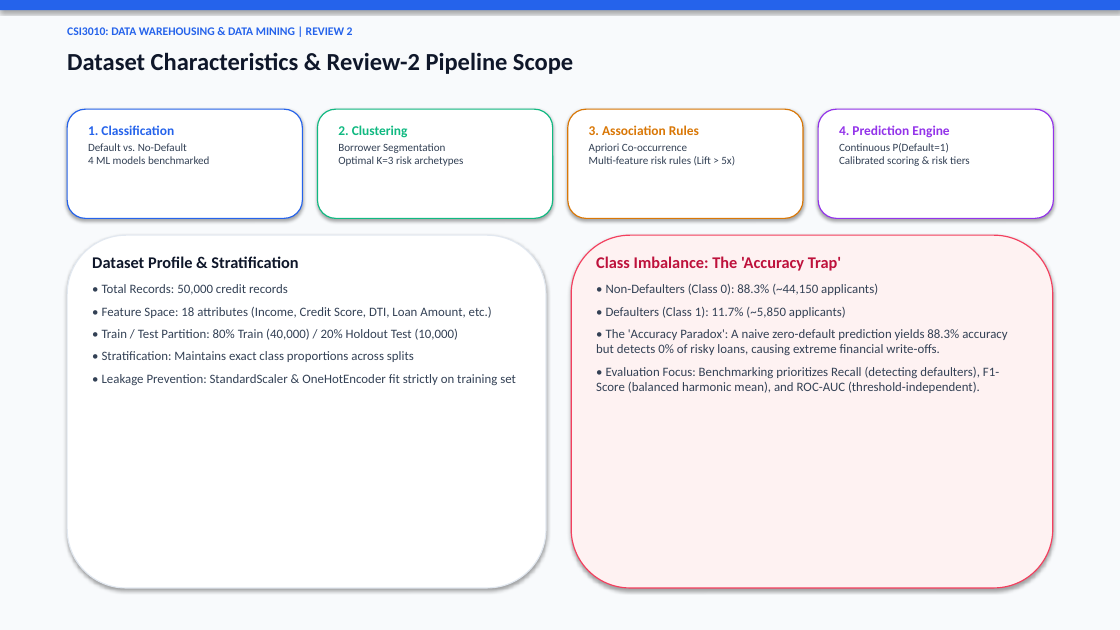
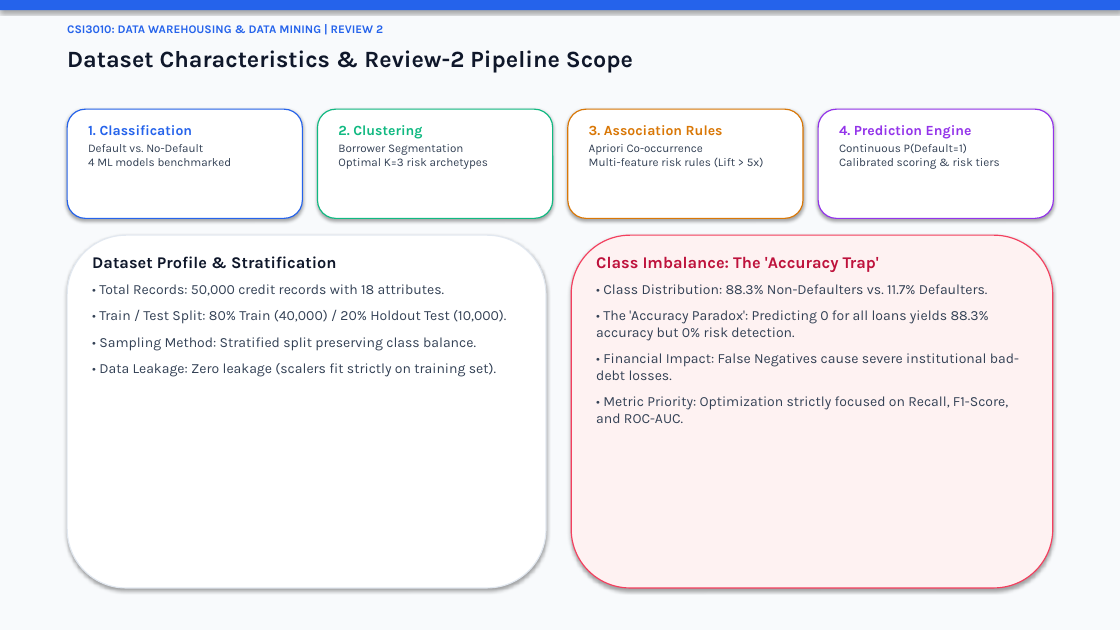
Before and after one commit to MahaprabhuK/Byte_Brigades_Loan_Default, a slide deck: slide 2 of Review2_ByteBrigades_LoanDefault.pptx. Drawn at 1120x630 pixels with LibreOffice and Linux fonts; fonts in the diff are those of the drawing. Boxes give left, top, right and bottom in pixels: in the first picture for what was removed or moved away, otherwise in the second. Text is boxed around its words. In the diff, an @@ line names an element or a change of style, - is before the commit and + after.

Commit message:
style(presentation): format with Segoe UI professional font, strict 12pt body text, and brief single-line points

```diff
--- a/Review2_ByteBrigades_LoanDefault.pptx
+++ b/Review2_ByteBrigades_LoanDefault.pptx
@@ text "CSI3010: DATA WAREHOUSING & DATA ..." at box(67, 25, 383, 33): font Calibri to Karla @@
@@ text "Dataset Characteristics & Review-2 Pipeline ..." at box(67, 50, 633, 72): size 21 to 20 pt, font Calibri to Karla @@
@@ text "1. Classification" at box(88, 125, 232, 166): size 11.5 to 12 pt in "1. Classification"; font Calibri to Karla; size 9.5 to 10 pt in "Default vs. No-Default 4 ML models benchmarked" @@
@@ text "2. Clustering" at box(338, 125, 488, 169): size 11.5 to 12 pt in "2. Clustering"; font Calibri to Karla; size 9.5 to 10 pt in "Borrower Segmentation Optimal K=3 risk archetypes" @@
@@ text "3. Association Rules" at box(589, 125, 764, 167): size 11.5 to 12 pt in "3. Association Rules"; font Calibri to Karla; size 9.5 to 10 pt in "Apriori Co-occurrence Multi-feature risk rules (Lift > ..." @@
@@ text "4. Prediction Engine" at box(839, 125, 1000, 169): size 11.5 to 12 pt in "4. Prediction Engine"; font Calibri to Karla; size 9.5 to 10 pt in "Continuous P(Default=1) Calibrated scoring & risk tiers" @@
@@ text at box(92, 256, 336, 269): font Calibri to Karla in "Dataset Profile & Stratification" @@
@@ text at box(596, 256, 879, 272): font Calibri to Karla in "Class Imbalance: The 'Accuracy Trap'" @@
@@ text at box(99, 284, 506, 377): text changed; size 11 to 12 pt; font Calibri to Karla @@
-• Total Records: 50,000 credit records
-• Feature Space: 18 attributes (Income, Credit Score, DTI, Loan Amount, etc.)
-• Train / Test Partition: 80% Train (40,000) / 20% Holdout Test (10,000)
-• Stratification: Maintains exact class proportions across splits
-• Leakage Prevention: StandardScaler & OneHotEncoder fit strictly on training set
+• Total Records: 50,000 credit records with 18 attributes.
+• Train / Test Split: 80% Train (40,000) / 20% Holdout Test (10,000).
+• Sampling Method: Stratified split preserving class balance.
+• Data Leakage: Zero leakage (scalers fit strictly on training set).
@@ text at box(596, 284, 1019, 423): text changed; size 11 to 12 pt; font Calibri to Karla @@
-• Non-Defaulters (Class 0): 88.3% (~44,150 applicants)
-• Defaulters (Class 1): 11.7% (~5,850 applicants)
-• The 'Accuracy Paradox': A naive zero-default prediction yields 88.3% accuracy but detects 0% of risky loans, causing extreme financial write-offs.
-• Evaluation Focus: Benchmarking prioritizes Recall (detecting defaulters), F1-Score (balanced harmonic mean), and ROC-AUC (threshold-independent).
+• Class Distribution: 88.3% Non-Defaulters vs. 11.7% Defaulters.
+• The 'Accuracy Paradox': Predicting 0 for all loans yields 88.3% accuracy but 0% risk detection.
+• Financial Impact: False Negatives cause severe institutional bad-debt losses.
+• Metric Priority: Optimization strictly focused on Recall, F1-Score, and ROC-AUC.
```
Also in this commit, not shown: 13 other slides changed, 1 other file.
